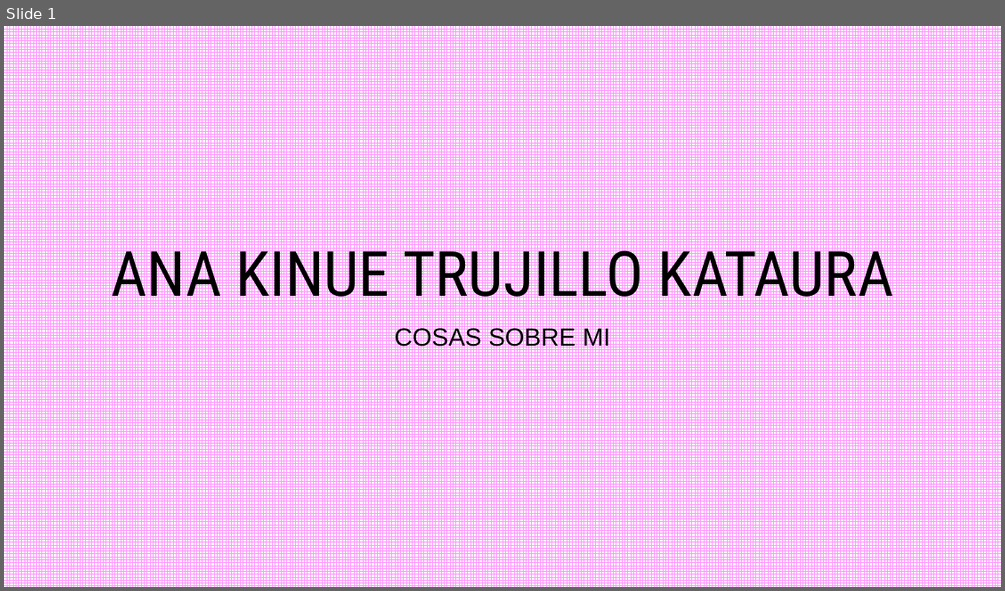
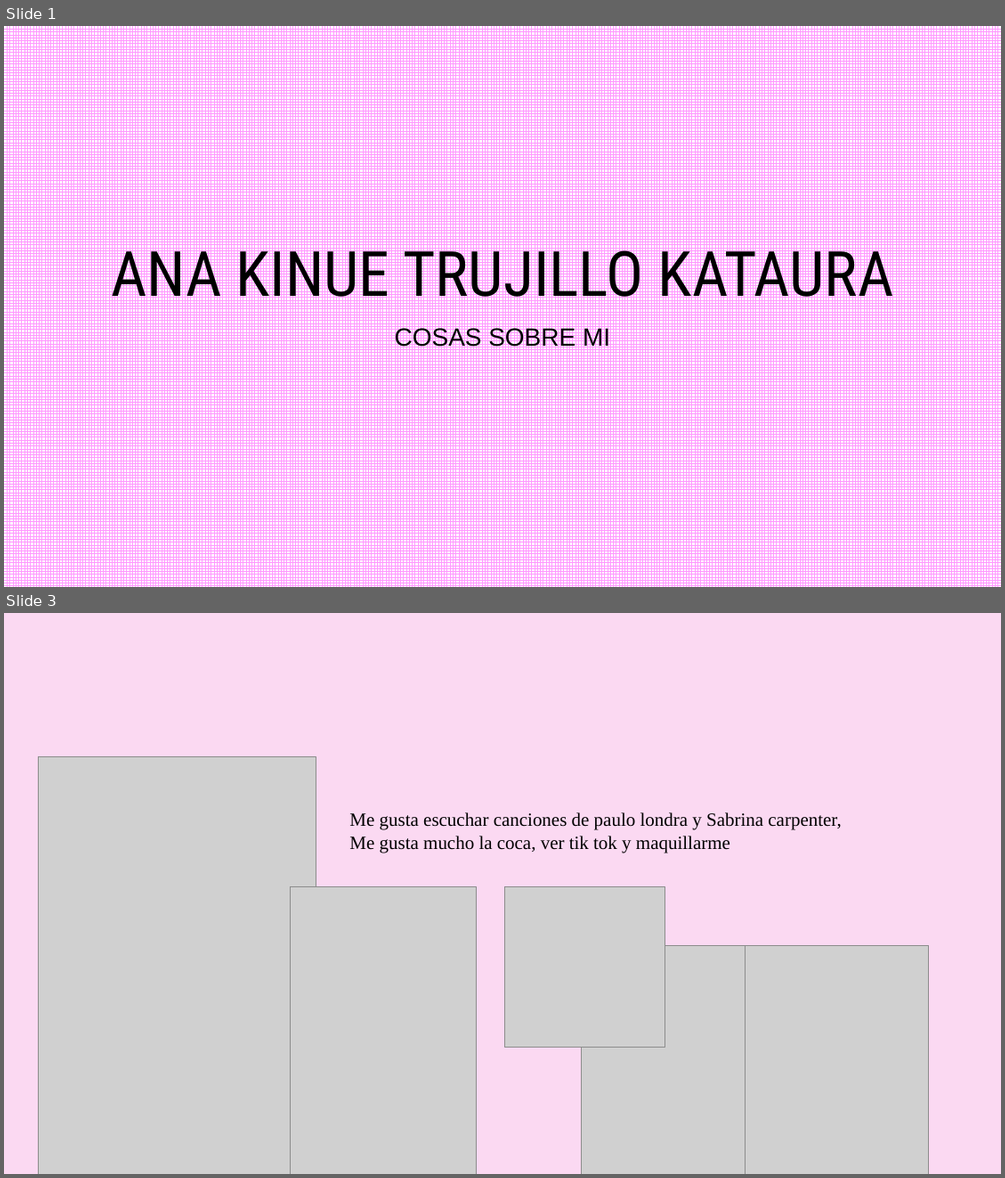
Before and after one commit to anakinue/culturadigital2, a slide deck: parcial 1/practica 2.pptx. Shown one above the other, each under a label of ours: slide 1 before the commit, slides 1 and 3 after it; the slides between them are not shown. The pictures are 1005x591 and 1005x1178 pixels, drawn with LibreOffice and Linux fonts; fonts in the diff are those of the drawing; grey boxes stand for pictures. Boxes give left, top, right and bottom in pixels: in the first picture for what was removed or moved away, otherwise in the second. Text is boxed around its words. In the diff, an @@ line names an element or a change of style, - is before the commit and + after.

```diff
--- a/parcial 1/practica 2.pptx
+++ b/parcial 1/practica 2.pptx
@@ slide 3 added at [4, 613, 1001, 1174], background #FBD9F2 @@
@@ picture added at [38, 756, 316, 1174] @@
@@ text added at [349, 812, 841, 852], 18 pt, text #000000 @@
+Me gusta escuchar canciones de paulo londra y Sabrina carpenter,
+Me gusta mucho la coca, ver tik tok y maquillarme
@@ picture added at [291, 887, 476, 1174] @@
@@ picture added at [505, 887, 665, 1046] @@
@@ picture added at [582, 946, 809, 1174] @@
@@ picture added at [745, 945, 928, 1174] @@
```
Also in this commit, not shown: 1 slide changed.
